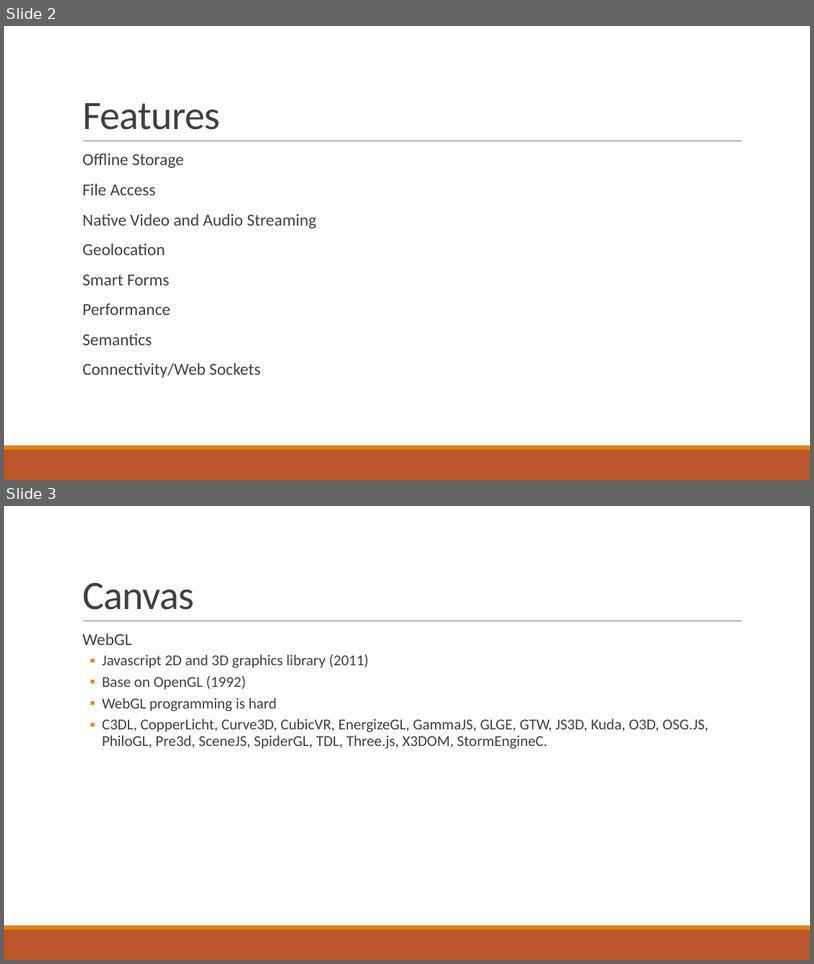
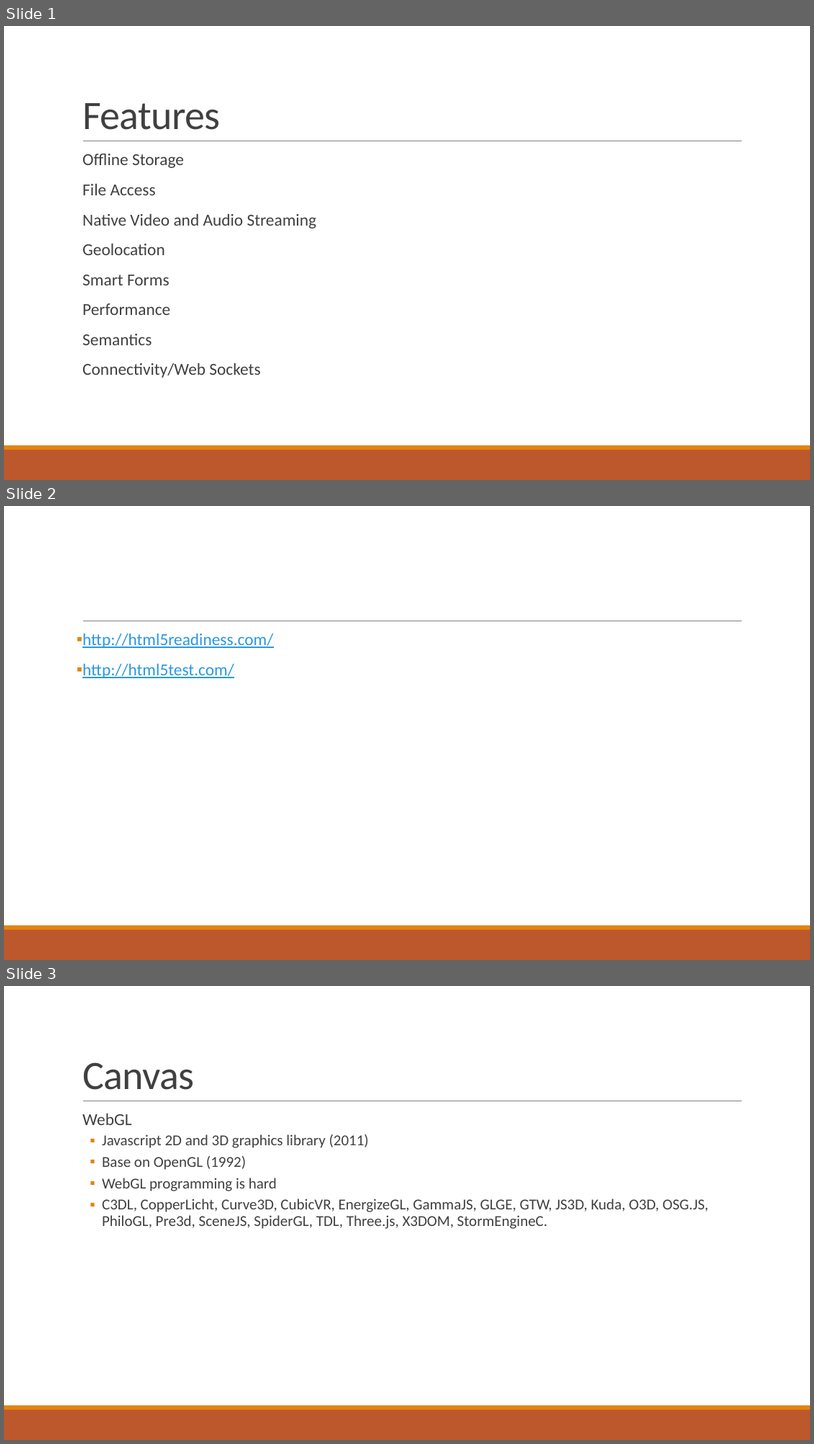
Before and after one commit to nburana/html5demo, a slide deck: notes/demo.pptx. Shown one above the other, each under a label of ours: slides 2 and 3 before the commit, slides 1, 2 and 3 after it. The pictures are 814x964 and 814x1444 pixels, drawn with LibreOffice and Linux fonts; fonts in the diff are those of the drawing. Boxes give left, top, right and bottom in pixels: in the first picture for what was removed or moved away, otherwise in the second. Text is boxed around its words. In the diff, an @@ line names an element or a change of style, - is before the commit and + after.

```diff
--- a/notes/demo.pptx
+++ b/notes/demo.pptx
@@ slide 2 added at (4, 506, 810, 960), background #FFFFFF; not listed: 3 template elements that a slide beside it also shows @@
@@ text added at (82, 633, 273, 678), 20 pt, text #2998E3, underline @@
+▪ http://html5readiness.com/
+▪ http://html5test.com/
@@ what was slide 2 is now slide 1 @@
```
Also in this commit, not shown: 1 slide removed.
